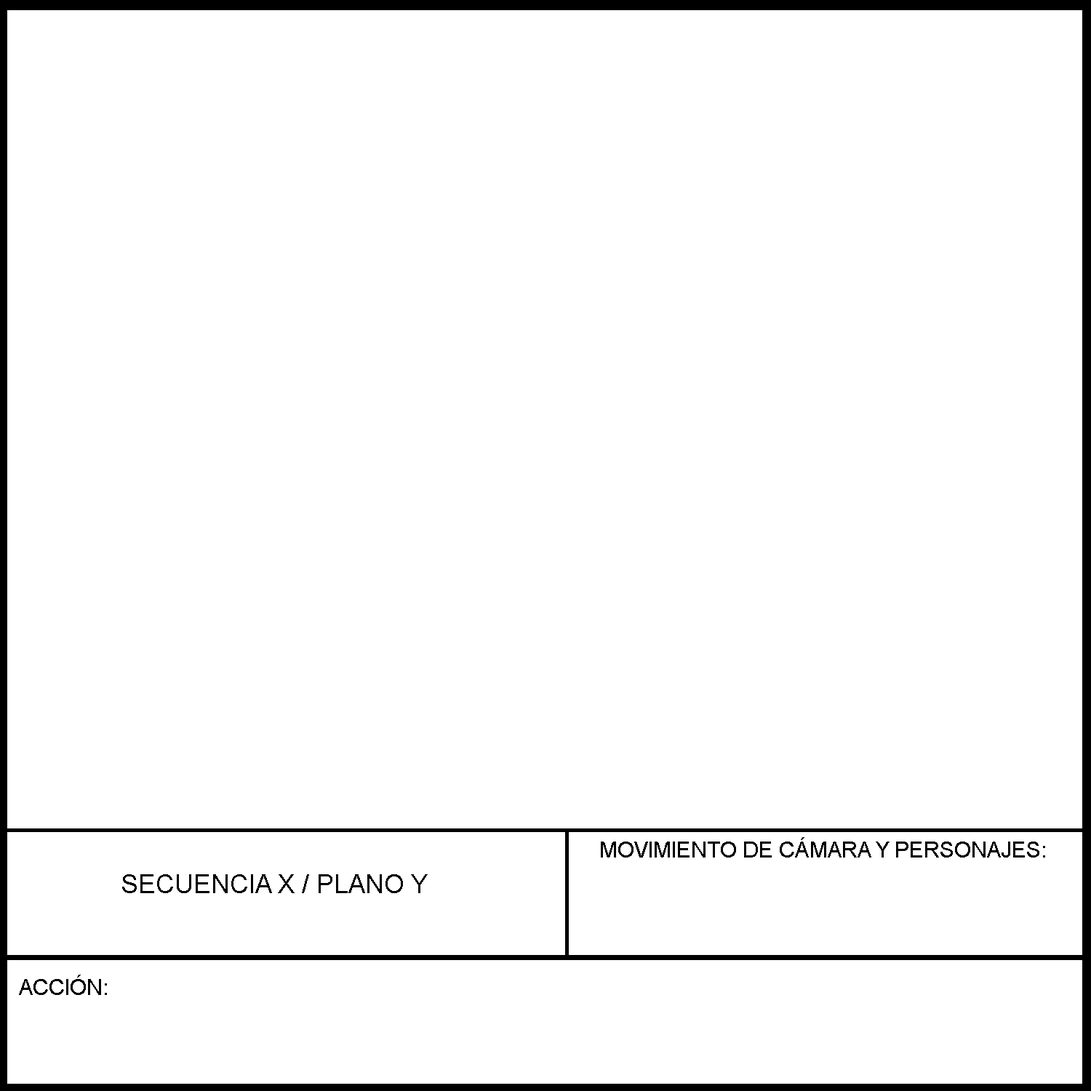
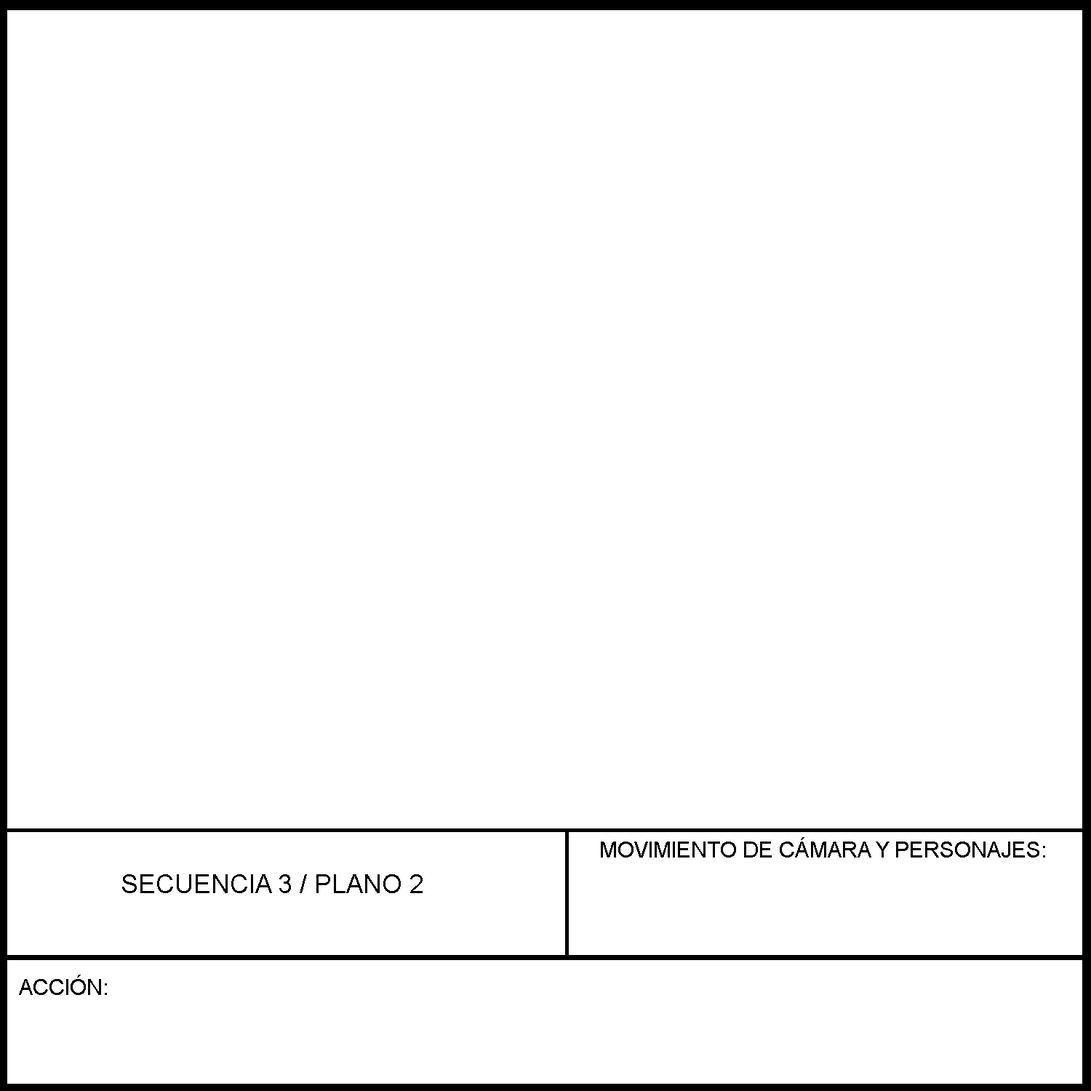
Before/after of a 1091 × 1091 layered artwork. What changed in the layer stack:
renamed "SECUENCIA X / PLANO Y" to "SECUENCIA 3 / PLANO 2", painted on it over [277, 874, 428, 894]
